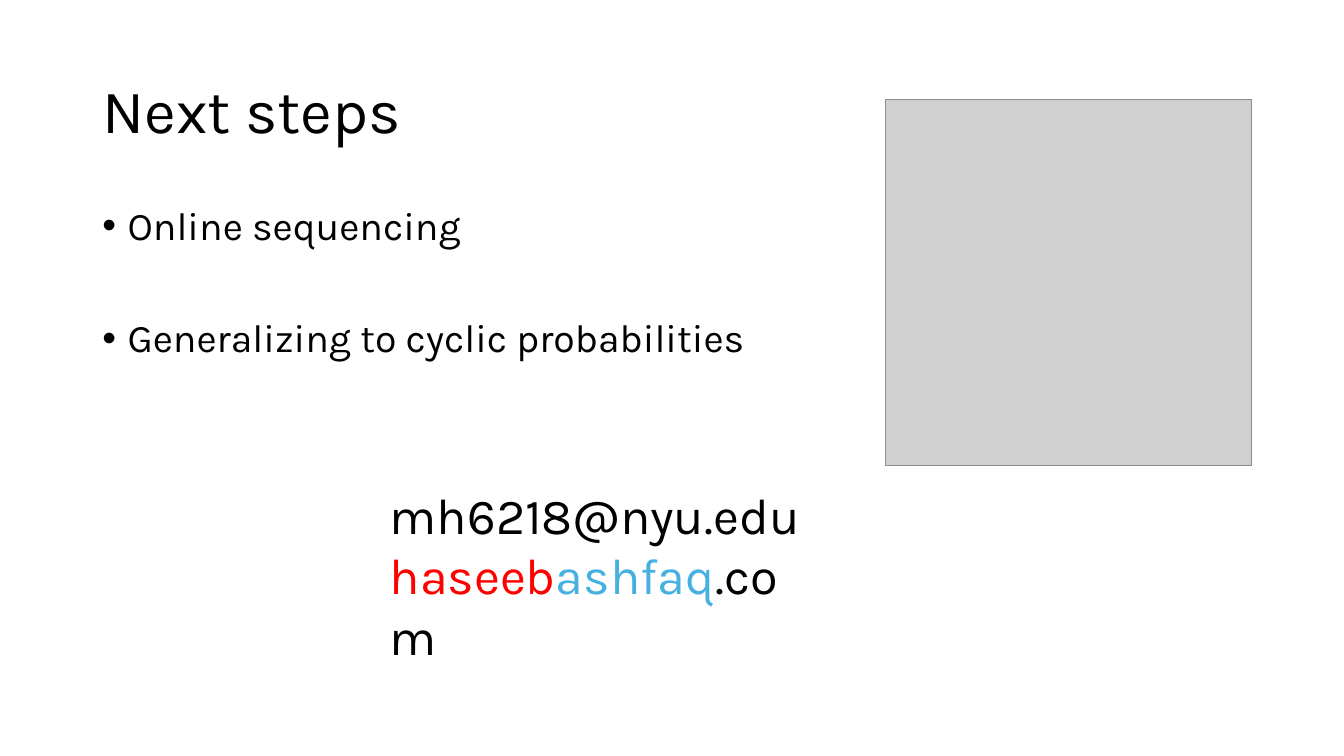
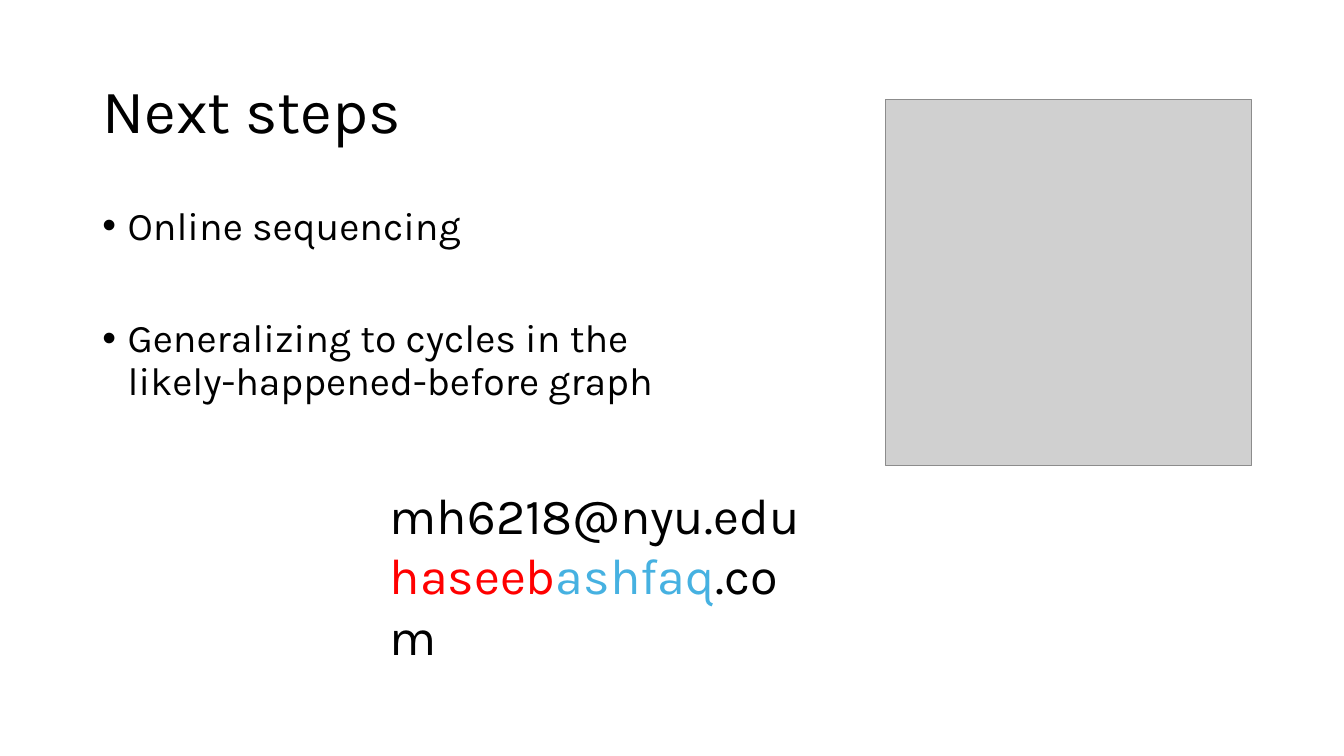
Before and after one commit to HaseebLUMS/Onyx-Presentation, a slide deck: slide 32 of tommy_hotnets_v3.pptx. Drawn at 1344x756 pixels with LibreOffice and Linux fonts; fonts in the diff are those of the drawing; grey boxes stand for pictures. Boxes give left, top, right and bottom in pixels: in the first picture for what was removed or moved away, otherwise in the second. Text is boxed around its words. In the diff, an @@ line names an element or a change of style, - is before the commit and + after.

Commit message:
updated

```diff
--- a/tommy_hotnets_v3.pptx
+++ b/tommy_hotnets_v3.pptx
@@ text at (128,325,652,405): text changed @@
-• Generalizing to cyclic probabilities
+• Generalizing to cycles in the
+  likely-happened-before graph
```
Also in this commit, not shown: 9 other slides changed.
